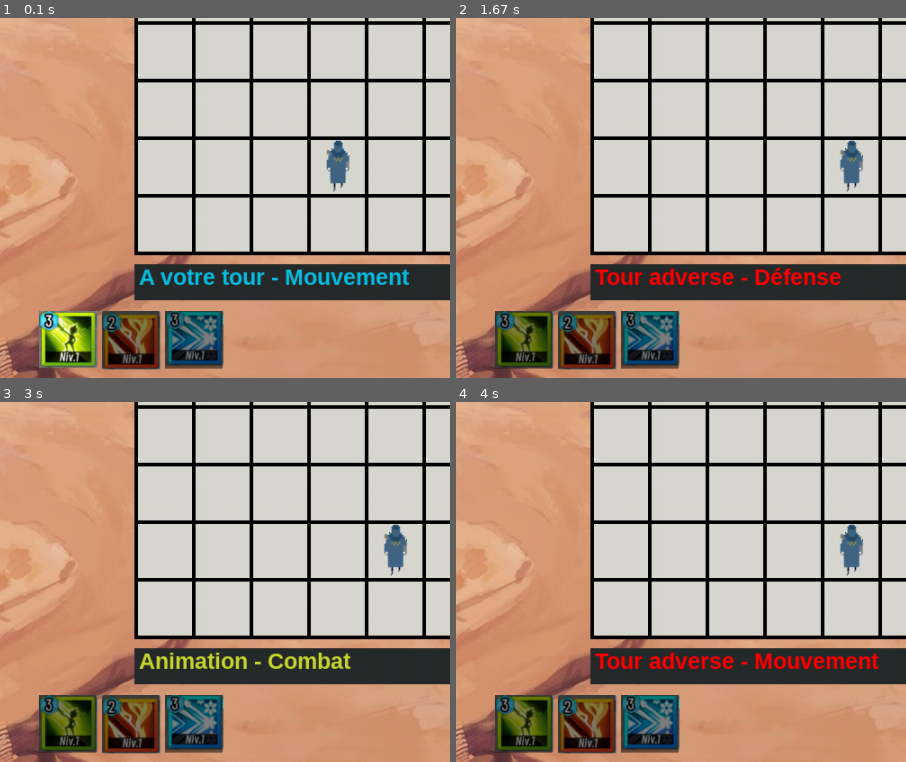
Above: before the commit, frames 1-4 (two rows, left to right).
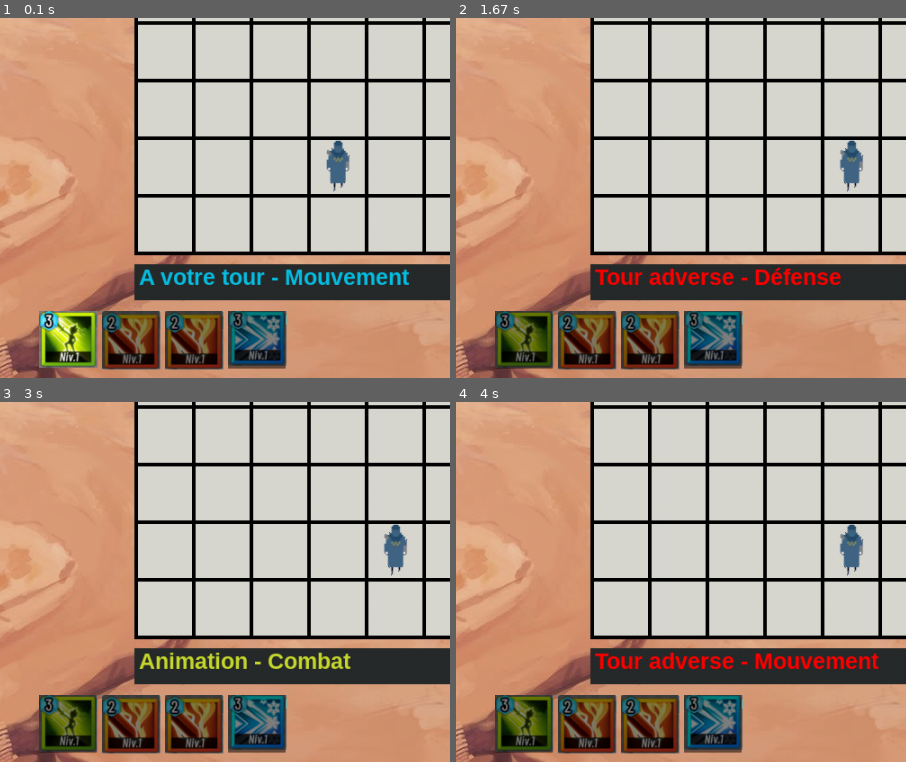
Above: after the commit, the same moments.

Repository: gynsora/TLT_pygame
Game: pygame game, started from main.py
Two runs of this game, one before a commit and one after it. Both use one fixed random seed, a clock stepped at 60 frames per second and the inputs below.
Inputs (mouse positions are % of the whole screen's width and height, from its top left):
- Up to frame 1 (0.1 s): no input
- Up to frame 2 (1.67 s): click (23, 79) at 0.38 s; click (60, 55) at 0.72 s; click "Fin de tour" at 1.05 s
- Up to frame 3 (3 s): click (51, 61) at 2.38 s
- Up to frame 4 (4 s): no input
The pictures show only the part of the screen within x 16-66%, y 34-84%; the shares and areas given below are measured in that part.

The runs differ from the first frame. In frame 1, 3.9% of the frame differs, in the area x 36-64%, y 81-98%; in frame 2, 3.9%; in frame 3, 3.9%; in frame 4, 3.9%.

Commit message:
Ajout d'un sort offensif différent

Diff:
--- a/Data/playerData.py
+++ b/Data/playerData.py
@@ -63,6 +63,30 @@
 				"damage": 300
 			},
             {
+				"name" : "Tsunami",
+                "image" : "sampleAttaque",
+				"type" : "Attaque",
+				"direction":"Aérienne",
+				"description" :"lance un tsunami",
+                "element":"eau",
+                "range":3,
+                "rangeForm": "Diamond",
+                "zone" :1,
+                "zoneForm" : "Cross",
+				"cost":
+				{
+				  "hp" : 0,
+				  "endurance" : 2
+				},
+				"gain":
+				{
+				  "hp" : 0,
+				  "endurance" : 0
+				},
+				"gcd":1,
+				"damage": 300
+			},
+            {
 				"name" : "Heal",
                 "image" : "sampleDefense",
 				"type" : "Défense",
--- a/TLT/game.py
+++ b/TLT/game.py
@@ -116,6 +116,7 @@
                 #remettre self.player.squares à vide apres avoir selectionnée (la zone d'attaque du joueur)
                 self.player.squares = []
             if self.characters_turn == self.enemy.name:
+                self.player.squares = []
                 print("defense enemy")
                 self.enemy.thinking_time = pygame.time.get_ticks()
 
